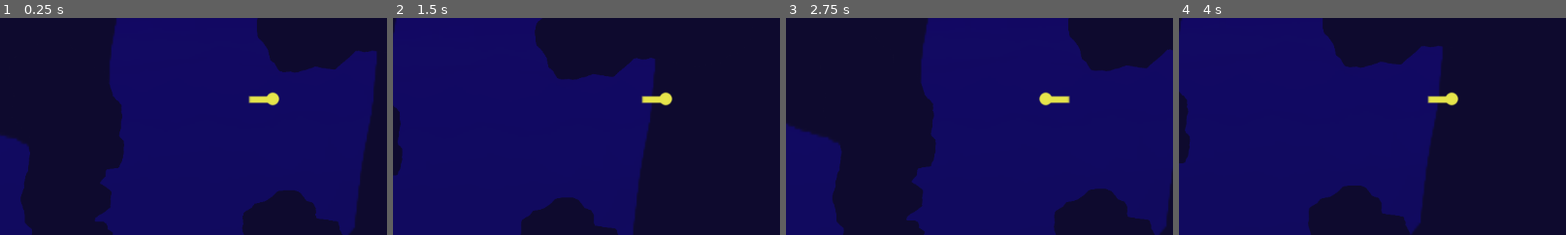
Above: before the commit, frames 1-4 (left to right).
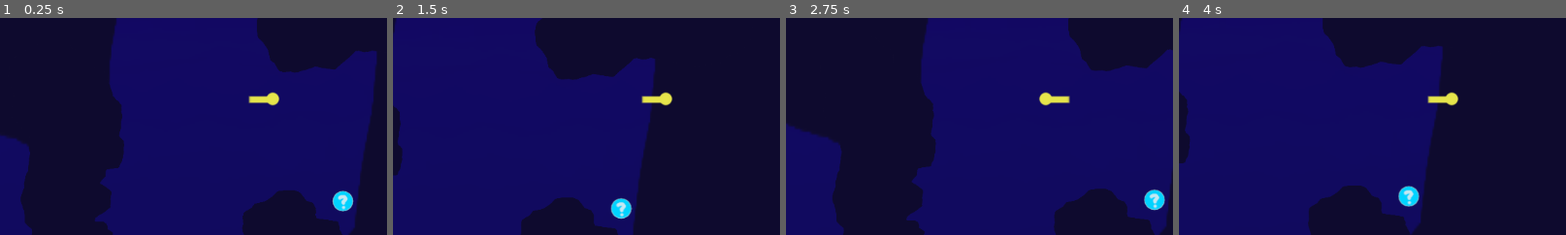
Above: after the commit, the same moments.

Repository: screenpotato/WAVES-next-hit
Game: Godot game, scene res://src/main.tscn
Same seed, same stepped clock (60 frames per second), same inputs: the game is played once before the commit and once after it.
Inputs:
- Up to frame 1 (0.25 s): no input
- Up to frame 2 (1.5 s): tap Enter (ui_accept) at 0.5, 0.77 s; hold Right (ui_right) from 0.53 s (still down)
- Up to frame 3 (2.75 s): tap Enter (ui_accept) at 1.52 s; release Right (ui_right) at 2.03 s; hold Left (ui_left) from 2.03 s (still down)
- Up to frame 4 (4 s): release Left (ui_left) at 2.78 s; hold Right (ui_right) from 2.78 s (still down); tap Enter (ui_accept) at 3.02, 3.77 s
The pictures show only the part of the screen within x 16-66%, y 31-81%; the shares and areas given below are measured in that part.

The runs differ from the first frame. In frame 1, 0.4% of the frame differs, in the area x 85-92%, y 79-90%; in frame 2, 0.4%; in frame 3, 0.4%; in frame 4, 0.4%, in the area x 56-63%, y 77-88%.

Commit message:
add pickable clues

Diff:
--- /dev/null
+++ b/src/item.gd
@@ -0,0 +1,21 @@
+extends Node2D
+
+
+signal player_entered
+
+@export var clue_text: String = "this is a test string"
+
+
+
+# Called when the node enters the scene tree for the first time.
+func _ready() -> void:
+	pass # Replace with function body.
+
+
+# Called every frame. 'delta' is the elapsed time since the previous frame.
+func _process(delta: float) -> void:
+	pass
+
+
+func _on_area_2d_body_entered(body: Node2D) -> void:
+	player_entered.emit(self)
--- /dev/null
+++ b/src/item.tscn
@@ -0,0 +1,20 @@
+[gd_scene load_steps=4 format=3 uid="uid://w67es3r38738"]
+
+[ext_resource type="Texture2D" uid="uid://bfm1lnlyk0yfx" path="res://art/item.png" id="1_0chbe"]
+[ext_resource type="Script" uid="uid://bu2o3pf5yepkn" path="res://src/item.gd" id="1_d4av2"]
+
+[sub_resource type="CircleShape2D" id="CircleShape2D_d4av2"]
+radius = 11.045361
+
+[node name="Item" type="Node2D"]
+script = ExtResource("1_d4av2")
+
+[node name="Sprite2D" type="Sprite2D" parent="."]
+texture = ExtResource("1_0chbe")
+
+[node name="Area2D" type="Area2D" parent="."]
+
+[node name="CollisionShape2D" type="CollisionShape2D" parent="Area2D"]
+shape = SubResource("CircleShape2D_d4av2")
+
+[connection signal="body_entered" from="Area2D" to="." method="_on_area_2d_body_entered"]
--- /dev/null
+++ b/src/main.gd
@@ -0,0 +1,21 @@
+extends Node2D
+
+
+@onready var clues: Node = $Clues
+
+
+var clues_found: int = 0
+
+# Called when the node enters the scene tree for the first time.
+func _ready() -> void:
+	for clue: Node in clues.get_children():
+		clue.player_entered.connect(_on_clue_player_entered)
+
+
+# Called every frame. 'delta' is the elapsed time since the previous frame.
+func _process(delta: float) -> void:
+	pass
+
+
+func _on_clue_player_entered(clue):
+	clue.queue_free()
--- a/src/main.tscn
+++ b/src/main.tscn
@@ -1,14 +1,16 @@
-[gd_scene load_steps=8 format=3 uid="uid://ybgu6it3qqn4"]
+[gd_scene load_steps=9 format=3 uid="uid://ybgu6it3qqn4"]
 
 [ext_resource type="Texture2D" uid="uid://jx7o7k5ipte2" path="res://art/bg.png" id="1_5q4o7"]
 [ext_resource type="PackedScene" uid="uid://c6qnu0l2i6j88" path="res://src/rock.tscn" id="1_eewff"]
+[ext_resource type="Script" uid="uid://cumadpj3xejnw" path="res://src/main.gd" id="1_rlaii"]
 [ext_resource type="PackedScene" uid="uid://b6dqr4jj5ysof" path="res://src/player.tscn" id="2_gh0ne"]
 [ext_resource type="PackedScene" uid="uid://6jyyw5g35u08" path="res://src/rock_1.tscn" id="3_3cfgd"]
 [ext_resource type="PackedScene" uid="uid://bivykae6umkba" path="res://src/rock_2.tscn" id="4_fyndt"]
 [ext_resource type="PackedScene" uid="uid://yylbk60s7pj2" path="res://src/rock_3.tscn" id="5_kmhfv"]
-[ext_resource type="AudioStream" uid="uid://b63jpmm3a1scs" path="res://audio/underwater-ambience.mp3" id="7_rlaii"]
+[ext_resource type="PackedScene" path="res://src/item.tscn" id="8_5mrjc"]
 
 [node name="Main" type="Node2D"]
+script = ExtResource("1_rlaii")
 
 [node name="TextureRect" type="TextureRect" parent="."]
 offset_left = -4533.0
@@ -293,6 +295,22 @@
 
 [node name="Player" parent="." instance=ExtResource("2_gh0ne")]
 
-[node name="AudioStreamPlayer" type="AudioStreamPlayer" parent="."]
-stream = ExtResource("7_rlaii")
-autoplay = true
+[node name="Clues" type="Node" parent="."]
+
+[node name="Item1" parent="Clues" instance=ExtResource("8_5mrjc")]
+position = Vector2(3138, -1006)
+
+[node name="Item2" parent="Clues" instance=ExtResource("8_5mrjc")]
+position = Vector2(1365, -951)
+
+[node name="Item3" parent="Clues" instance=ExtResource("8_5mrjc")]
+position = Vector2(-3148, 1259)
+
+[node name="Item4" parent="Clues" instance=ExtResource("8_5mrjc")]
+position = Vector2(2660, 501)
+
+[node name="Item5" parent="Clues" instance=ExtResource("8_5mrjc")]
+position = Vector2(-3730, -298)
+
+[node name="Item6" parent="Clues" instance=ExtResource("8_5mrjc")]
+position = Vector2(114, 155)
Binary file added: art/item.png
Not shown, added: art/item.png.import
Not shown, added: src/item.gd.uid
Not shown, added: src/main.gd.uid
